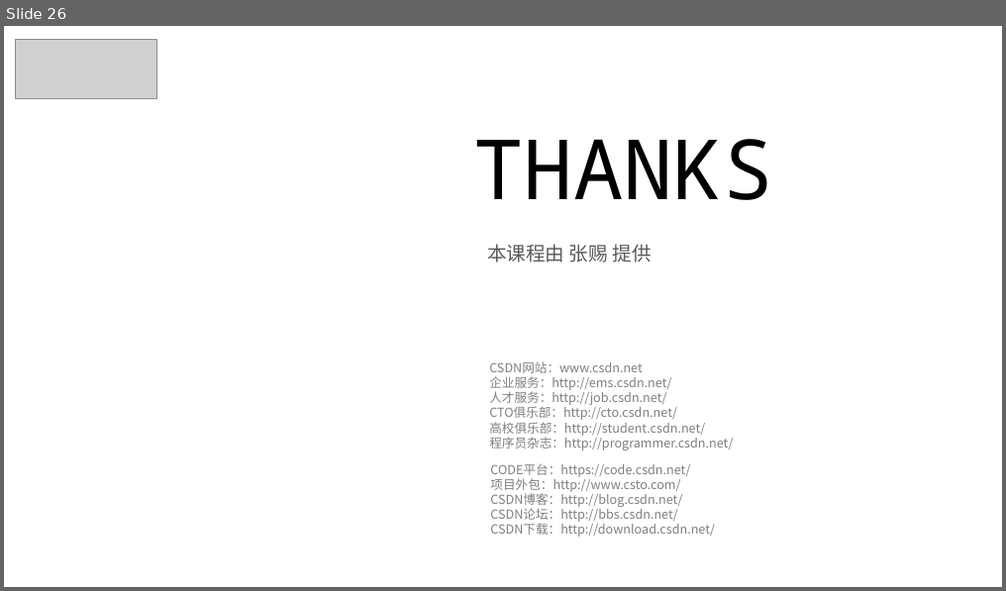
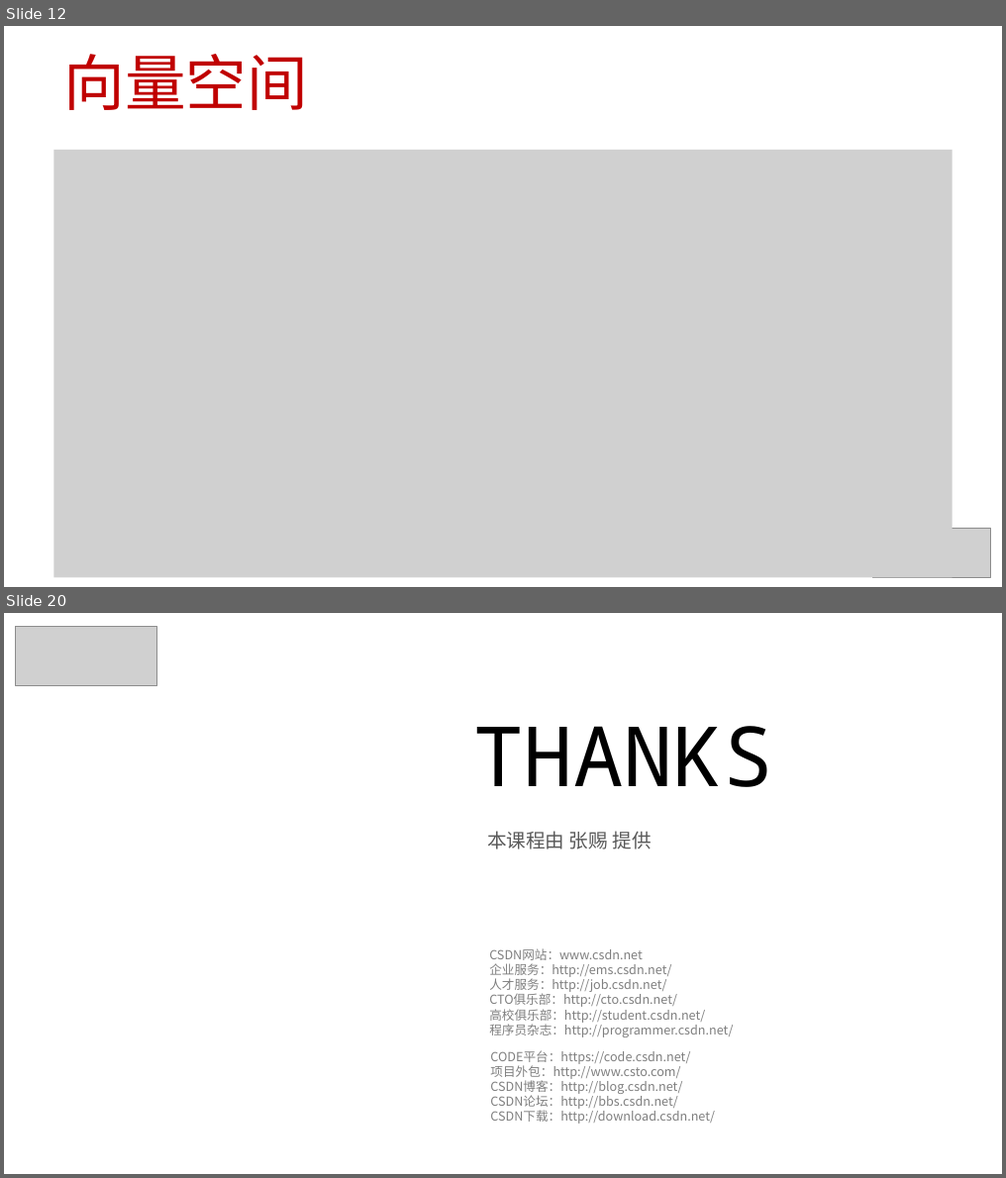
Before and after one commit to 0000duck/ComputerGraphicsBasics, a slide deck: PPT/07_向量空间.pptx. Shown one above the other, each under a label of ours: slide 26 before the commit, slides 12 and 20 after it; the slides between them are not shown. The pictures are 1006x591 and 1006x1178 pixels, drawn with LibreOffice and Linux fonts; fonts in the diff are those of the drawing; grey boxes stand for pictures; background and template pictures are left out. Boxes give left, top, right and bottom in pixels: in the first picture for what was removed or moved away, otherwise in the second. Text is boxed around its words. In the diff, an @@ line names an element or a change of style, - is before the commit and + after.

```diff
--- a/PPT/07_向量空间.pptx
+++ b/PPT/07_向量空间.pptx
@@ slide 12 added at (x1=4, y1=26, x2=1002, y2=587), background #FFFFFF @@
@@ title added at (x1=63, y1=54, x2=307, y2=110), 44 pt, text #C00000 @@
+向量空间
@@ picture added at (x1=54, y1=150, x2=952, y2=577) @@
@@ picture added at (x1=872, y1=529, x2=990, y2=577) @@
@@ what was slide 26 is now slide 20 @@
```
Also in this commit, not shown: 5 slides changed, 12 other slides added, 19 slides removed, 2 other files.
